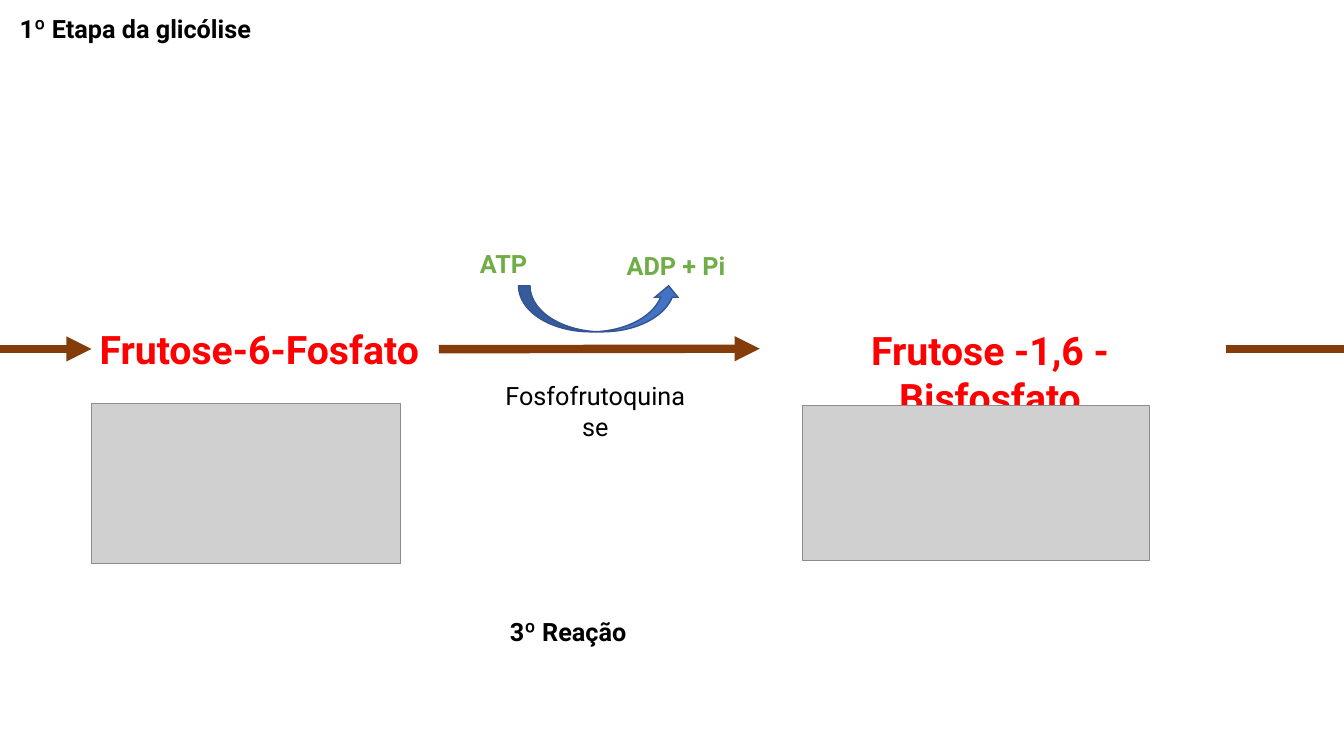
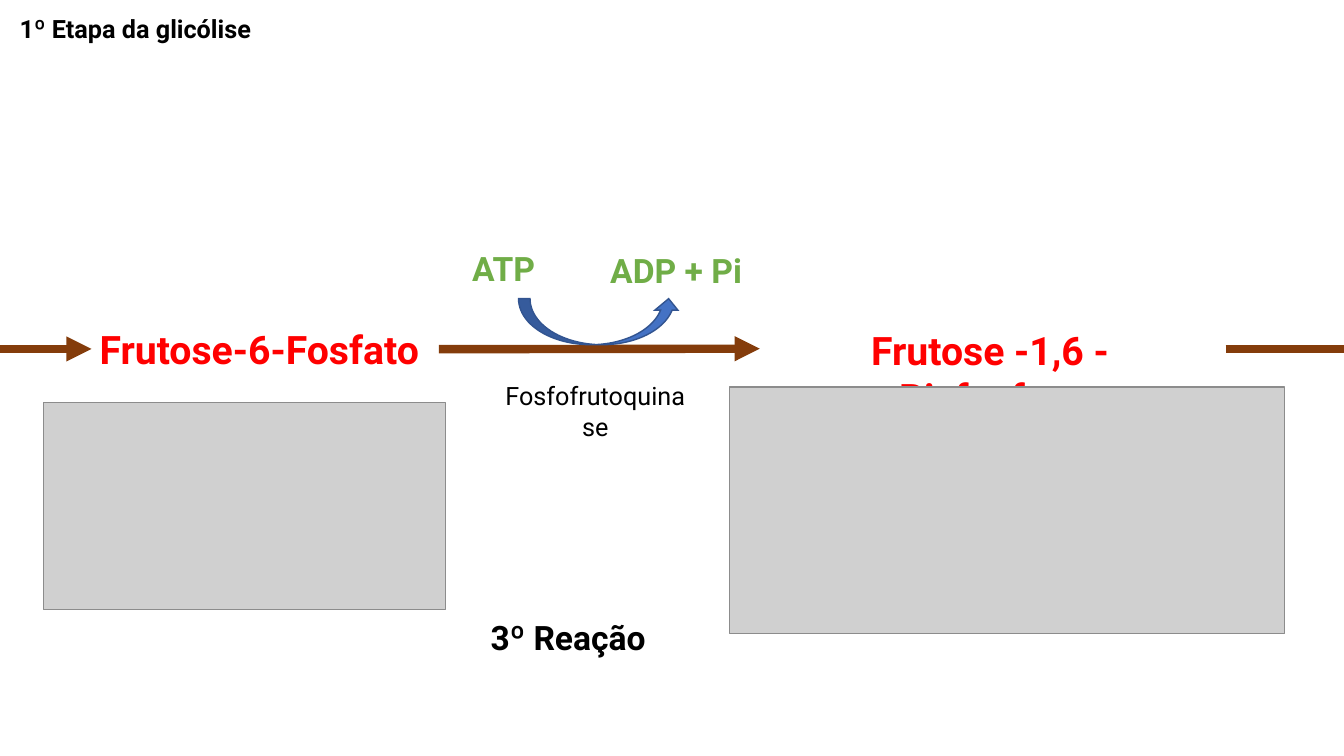
Before and after one commit to daniloasdotcom/Bioquimica-com-Danilo, a slide deck: slide 17 of static/aulas/glicolise.pptx. Drawn at 1344x756 pixels with LibreOffice and Linux fonts; fonts in the diff are those of the drawing; grey boxes stand for pictures. Boxes give left, top, right and bottom in pixels: in the first picture for what was removed or moved away, otherwise in the second. Text is boxed around its words. In the diff, an @@ line names an element or a change of style, - is before the commit and + after.

```diff
--- a/static/aulas/glicolise.pptx
+++ b/static/aulas/glicolise.pptx
@@ size 18 to 24 pt in 3 elements at box(610, 258, 742, 283), box(491, 625, 646, 658), box(472, 257, 535, 281) @@
@@ curved up arrow: place and size @@
-curved up arrow at box(518, 286, 680, 333)
+curved up arrow at box(518, 298, 680, 345)
@@ picture: place and size @@
-picture at box(803, 406, 1149, 561)
+picture at box(730, 387, 1286, 634)
@@ picture: place and size @@
-picture at box(92, 404, 400, 564)
+picture at box(43, 402, 446, 610)
```
Also in this commit, not shown: 18 other slides changed, 1 other file.
